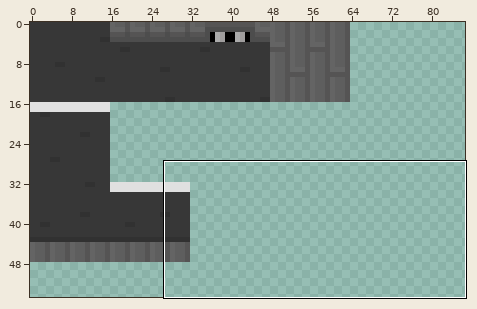
Sprite sheet -- Assets/tiels/roadTielset.png. The first picture is a wide view before the edit; the outline marks the close-up.
Close-up. First the earlier version:
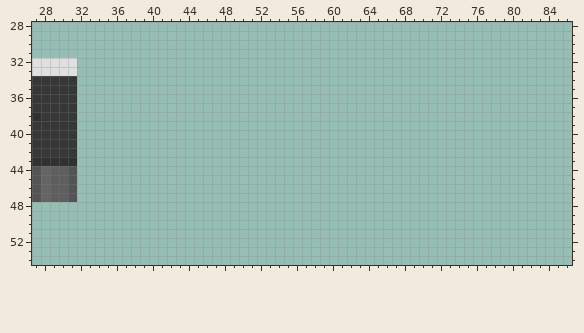
The file is 160x160 pixels. Colours within 5 levels of each other are drawn and written as one. Shown: x 27..86, y 28..54. The wide view leaves out empty margins.
The result:
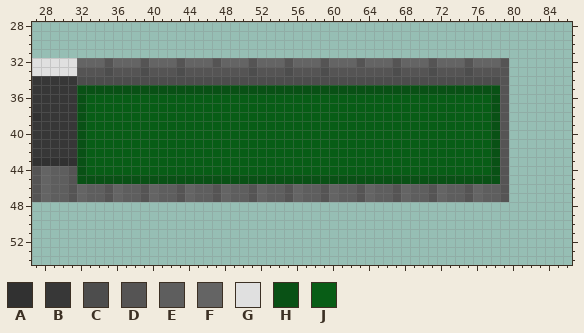
Palette (. is transparent): A #313131  B #373737  C #4d4d4d  D #555454  E #5e5e5e  F #646464  G #e0e0e0  H #095115  J #085d16
Edits made:
Changed rows in their new state; - is an unchanged pixel.
first column x 32:
32 FFFDFFFDFFFDFFFDFFFDFFFDFFFDFFFDFFFDFFFDFFFDFFFD
33 DDDCDDDCDDDCDDDDDDDCDDDCDDDCDDDDDDDCDDDCDDDCDDDD
34 CCCCCCCCCCCCCCCCCCCCCCCCCCCCCCCCCCCCCCCCCCCCCCCD
35 HHHHHHHHHHHHHHHHHHHHHHHHHHHHHHHHHHHHHHHHHHHHHHHD
36 HJJJJJJJJJJJJJJJJJJJJJJJJJJJJJJJJJJJJJJJJJJJJJHD
37 HJJJJJJJJJJJJJJJJJJJJJJJJJJJJJJJJJJJJJJJJJJJJJHD
38 HJJJJJJJJJJJJJJJJJJJJJJJJJJJJJJJJJJJJJJJJJJJJJHD
39 HJJJJJJJJJJJJJJJJJJJJJJJJJJJJJJJJJJJJJJJJJJJJJHD
40 HJJJJJJJJJJJJJJJJJJJJJJJJJJJJJJJJJJJJJJJJJJJJJHD
41 HJJJJJJJJJJJJJJJJJJJJJJJJJJJJJJJJJJJJJJJJJJJJJHD
42 HJJJJJJJJJJJJJJJJJJJJJJJJJJJJJJJJJJJJJJJJJJJJJHD
43 HJJJJJJJJJJJJJJJJJJJJJJJJJJJJJJJJJJJJJJJJJJJJJHD
44 HJJJJJJJJJJJJJJJJJJJJJJJJJJJJJJJJJJJJJJJJJJJJJHD
45 HHHHHHHHHHHHHHHHHHHHHHHHHHHHHHHHHHHHHHHHHHHHHHHD
46 FEEDFEEDFEEDFEEDFEEDFEEDFEEDFEEDFEEDFEEDFEEDFEED
47 FEEDFEEDFEEDFEEDFEEDFEEDFEEDFEEDFEEDFEEDFEEDFEED
